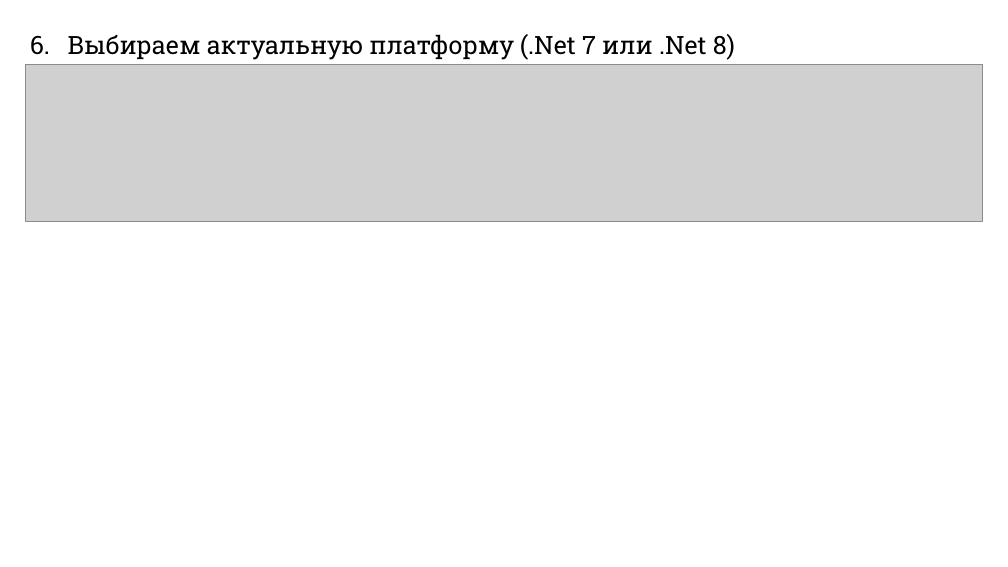
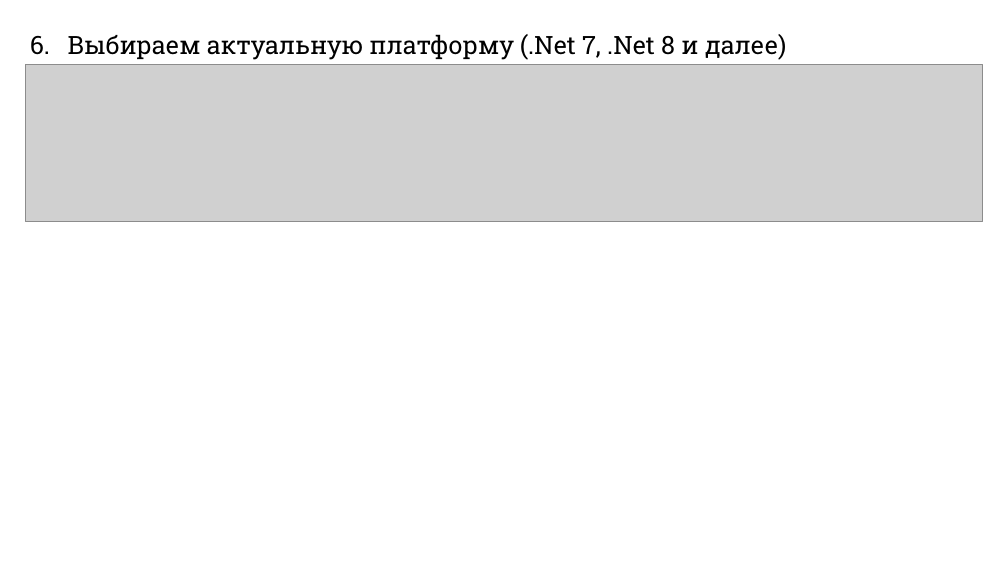
Before and after one commit to DaniilKlyukin/ITiP-1, a slide deck: slide 23 of Лекции/ИТиП лек 1.pptx (slide 14 before the commit). Drawn at 1008x567 pixels with LibreOffice and Linux fonts; fonts in the diff are those of the drawing; grey boxes stand for pictures. Boxes give left, top, right and bottom in pixels: in the first picture for what was removed or moved away, otherwise in the second. Text is boxed around its words. In the diff, an @@ line names an element or a change of style, - is before the commit and + after.

```diff
--- a/Лекции/ИТиП лек 1.pptx
+++ b/Лекции/ИТиП лек 1.pptx
@@ text at box(68, 34, 787, 60): text changed @@
-6. Выбираем актуальную платформу (.Net 7 или .Net 8)
+6. Выбираем актуальную платформу (.Net 7, .Net 8 и далее)
```
Also in this commit, not shown: 12 other slides changed, 13 slides added, 12 other files.
